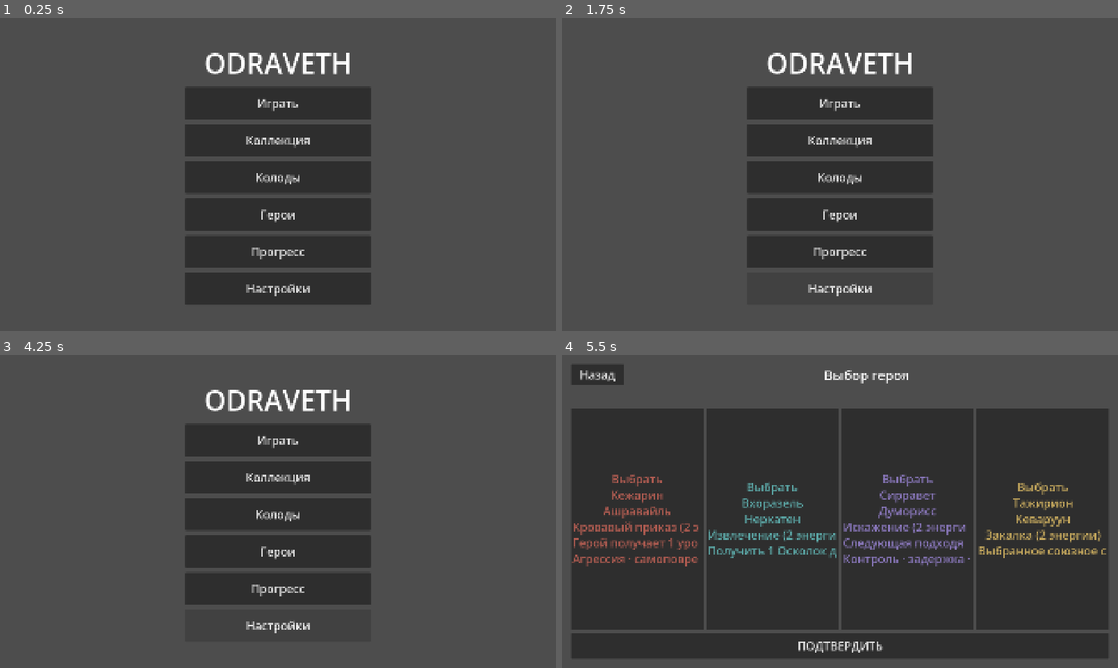
Above: before the commit, frames 1-4 (two rows, left to right).
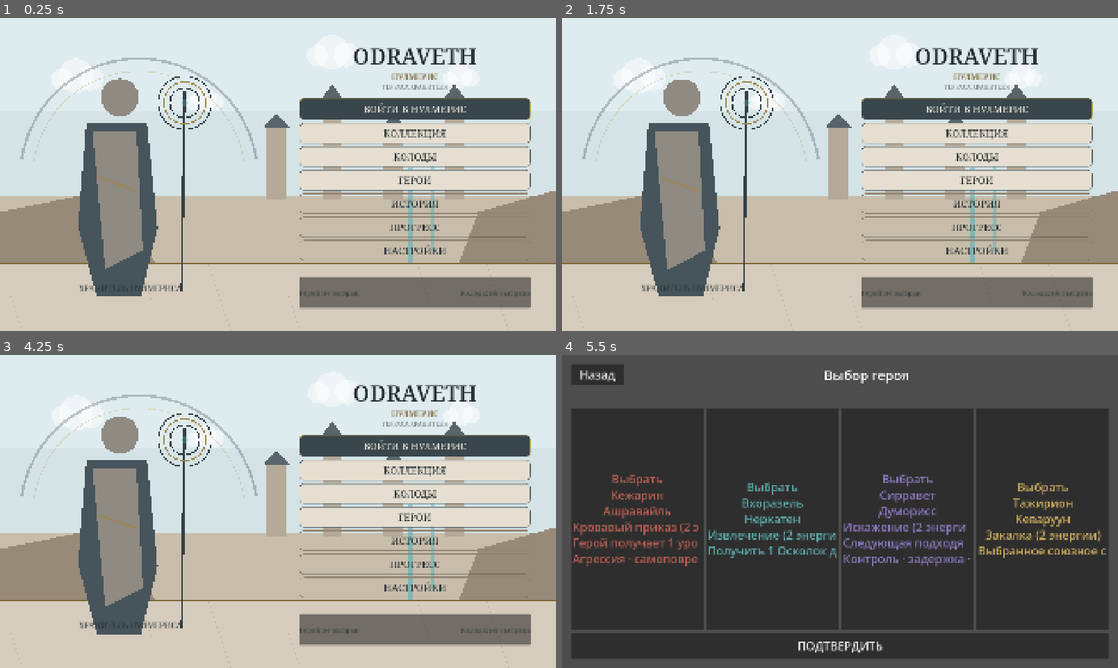
Above: after the commit, the same moments.

Repository: ilsafgilmullin/odraveth
Game: Godot game, scene res://scenes/boot/boot.tscn
The game is run twice, just before and just after one commit, with the same random seed, the same clock (stepped at 60 frames per second) and the same inputs.
Inputs (mouse positions are in pixels of both pictures, inside the frame that each line leads up to):
- Up to frame 1 (0.25 s): no input
- Up to frame 2 (1.75 s): click "Играть" (after the commit: "ВОЙТИ В НУЛМЕРИС") at 0.5 s; click "Назад" at 1.25 s
- Up to frame 3 (4.25 s): click "Коллекция" (after the commit: "КОЛЛЕКЦИЯ") at 2 s; click (83, 417) at 2.77 s; type "12" at 2.85 s; click "Назад" at 3.5 s
- Up to frame 4 (5.5 s): click "Колоды" (after the commit: "КОЛОДЫ") at 4.25 s; click "Выбрать героя" at 5 s

The runs differ from the first frame. In frame 1, 94% of the frame differs, in the area x 0-100%, y 0-100%; in frame 2, 94%; in frame 3, 94%; in frame 4, less than 0.1%.

Commit message:
Stage 7B: build visual main menu shell

Diff:
--- /dev/null
+++ b/scenes/history/history_shell.tscn
@@ -0,0 +1,69 @@
+[gd_scene load_steps=3 format=3]
+
+[ext_resource type="Script" path="res://scripts/ui/history_shell.gd" id="1_history"]
+[ext_resource type="Script" path="res://scripts/ui/safe_area_container.gd" id="2_safe"]
+
+[node name="HistoryShell" type="Control"]
+layout_mode = 3
+anchors_preset = 15
+anchor_right = 1.0
+anchor_bottom = 1.0
+grow_horizontal = 2
+grow_vertical = 2
+script = ExtResource("1_history")
+
+[node name="Background" type="ColorRect" parent="."]
+layout_mode = 1
+anchors_preset = 15
+anchor_right = 1.0
+anchor_bottom = 1.0
+grow_horizontal = 2
+grow_vertical = 2
+mouse_filter = 2
+color = Color(0.901961, 0.87451, 0.819608, 1)
+
+[node name="SafeArea" type="MarginContainer" parent="."]
+layout_mode = 1
+anchors_preset = 15
+anchor_right = 1.0
+anchor_bottom = 1.0
+grow_horizontal = 2
+grow_vertical = 2
+script = ExtResource("2_safe")
+
+[node name="Layout" type="VBoxContainer" parent="SafeArea"]
+layout_mode = 2
+theme_override_constants/separation = 28
+
+[node name="BackButton" type="Button" parent="SafeArea/Layout"]
+unique_name_in_owner = true
+custom_minimum_size = Vector2(220, 64)
+layout_mode = 2
+text = "НАЗАД"
+
+[node name="Center" type="CenterContainer" parent="SafeArea/Layout"]
+layout_mode = 2
+size_flags_vertical = 3
+
+[node name="BookPanel" type="PanelContainer" parent="SafeArea/Layout/Center"]
+custom_minimum_size = Vector2(820, 360)
+layout_mode = 2
+
+[node name="Content" type="VBoxContainer" parent="SafeArea/Layout/Center/BookPanel"]
+layout_mode = 2
+theme_override_constants/separation = 20
+
+[node name="HistoryTitle" type="Label" parent="SafeArea/Layout/Center/BookPanel/Content"]
+unique_name_in_owner = true
+layout_mode = 2
+theme_override_font_sizes/font_size = 58
+text = "КНИГА НУЛМЕРИСА"
+horizontal_alignment = 1
+
+[node name="HistoryNote" type="Label" parent="SafeArea/Layout/Center/BookPanel/Content"]
+layout_mode = 2
+theme_override_colors/font_color = Color(0.407843, 0.447059, 0.462745, 1)
+theme_override_font_sizes/font_size = 28
+text = "Раздел истории будет раскрыт в отдельном этапе Visual Alpha."
+horizontal_alignment = 1
+autowrap_mode = 2
--- a/scenes/menu/main_menu.tscn
+++ b/scenes/menu/main_menu.tscn
@@ -1,7 +1,9 @@
-[gd_scene format=3]
+[gd_scene load_steps=5 format=3]
 
 [ext_resource type="Script" path="res://scripts/ui/main_menu.gd" id="1_menu"]
 [ext_resource type="Script" path="res://scripts/ui/safe_area_container.gd" id="2_safe"]
+[ext_resource type="Script" path="res://scripts/ui/main_menu_backdrop.gd" id="3_backdrop"]
+[ext_resource type="Script" path="res://scripts/ui/guardian_placeholder.gd" id="4_guardian"]
 
 [node name="MainMenu" type="Control"]
 layout_mode = 3
@@ -12,6 +14,16 @@
 grow_vertical = 2
 script = ExtResource("1_menu")
 
+[node name="GuardianTerraceBackdrop" type="Control" parent="."]
+layout_mode = 1
+anchors_preset = 15
+anchor_right = 1.0
+anchor_bottom = 1.0
+grow_horizontal = 2
+grow_vertical = 2
+mouse_filter = 2
+script = ExtResource("3_backdrop")
+
 [node name="SafeArea" type="MarginContainer" parent="."]
 layout_mode = 1
 anchors_preset = 15
@@ -21,51 +33,151 @@
 grow_vertical = 2
 script = ExtResource("2_safe")
 
-[node name="Center" type="CenterContainer" parent="SafeArea"]
+[node name="Composition" type="Control" parent="SafeArea"]
 layout_mode = 2
 
-[node name="Menu" type="VBoxContainer" parent="SafeArea/Center"]
+[node name="GuardianRegion" type="Control" parent="SafeArea/Composition"]
+unique_name_in_owner = true
+layout_mode = 1
+anchor_left = 0.03
+anchor_top = 0.04
+anchor_right = 0.42
+anchor_bottom = 0.96
+grow_horizontal = 2
+grow_vertical = 2
+
+[node name="GuardianPlaceholder" type="Control" parent="SafeArea/Composition/GuardianRegion"]
+unique_name_in_owner = true
+layout_mode = 1
+anchors_preset = 15
+anchor_right = 1.0
+anchor_bottom = 1.0
+grow_horizontal = 2
+grow_vertical = 2
+mouse_filter = 2
+script = ExtResource("4_guardian")
+
+[node name="GuardianCaption" type="Label" parent="SafeArea/Composition/GuardianRegion"]
+layout_mode = 1
+anchor_left = 0.03
+anchor_top = 0.87
+anchor_right = 0.97
+anchor_bottom = 0.97
+grow_horizontal = 2
+grow_vertical = 2
+theme_override_colors/font_color = Color(0.133333, 0.168627, 0.180392, 0.86)
+theme_override_font_sizes/font_size = 28
+text = "ХРАНИТЕЛЬ НУЛМЕРИСА"
+horizontal_alignment = 1
+vertical_alignment = 1
+
+[node name="RightRegion" type="VBoxContainer" parent="SafeArea/Composition"]
+unique_name_in_owner = true
+layout_mode = 1
+anchor_left = 0.54
+anchor_top = 0.045
+anchor_right = 0.97
+anchor_bottom = 0.955
+grow_horizontal = 2
+grow_vertical = 2
+theme_override_constants/separation = 24
+
+[node name="BrandArea" type="VBoxContainer" parent="SafeArea/Composition/RightRegion"]
 layout_mode = 2
-theme_override_constants/separation = 16
+theme_override_constants/separation = 0
 
-[node name="Title" type="Label" parent="SafeArea/Center/Menu"]
+[node name="Wordmark" type="Label" parent="SafeArea/Composition/RightRegion/BrandArea"]
+unique_name_in_owner = true
 layout_mode = 2
-theme_override_font_sizes/font_size = 96
+theme_override_font_sizes/font_size = 76
 text = "ODRAVETH"
 horizontal_alignment = 1
 
-[node name="PlayButton" type="Button" parent="SafeArea/Center/Menu"]
+[node name="BrandSubtitle" type="Label" parent="SafeArea/Composition/RightRegion/BrandArea"]
 unique_name_in_owner = true
-custom_minimum_size = Vector2(640, 112)
 layout_mode = 2
-text = "Играть"
+theme_override_font_sizes/font_size = 28
+text = "НУЛМЕРИС"
+horizontal_alignment = 1
 
-[node name="CollectionButton" type="Button" parent="SafeArea/Center/Menu"]
+[node name="LocationLabel" type="Label" parent="SafeArea/Composition/RightRegion/BrandArea"]
+layout_mode = 2
+theme_override_colors/font_color = Color(0.407843, 0.447059, 0.462745, 1)
+theme_override_font_sizes/font_size = 21
+text = "ТЕРРАСА ХРАНИТЕЛЯ"
+horizontal_alignment = 1
+
+[node name="Menu" type="VBoxContainer" parent="SafeArea/Composition/RightRegion"]
+layout_mode = 2
+size_flags_vertical = 3
+theme_override_constants/separation = 10
+
+[node name="PlayButton" type="Button" parent="SafeArea/Composition/RightRegion/Menu"]
 unique_name_in_owner = true
-custom_minimum_size = Vector2(640, 112)
+custom_minimum_size = Vector2(0, 76)
 layout_mode = 2
-text = "Коллекция"
+text = "ВОЙТИ В НУЛМЕРИС"
 
-[node name="DecksButton" type="Button" parent="SafeArea/Center/Menu"]
+[node name="CollectionButton" type="Button" parent="SafeArea/Composition/RightRegion/Menu"]
 unique_name_in_owner = true
-custom_minimum_size = Vector2(640, 112)
+custom_minimum_size = Vector2(0, 64)
 layout_mode = 2
-text = "Колоды"
+text = "КОЛЛЕКЦИЯ"
 
-[node name="HeroesButton" type="Button" parent="SafeArea/Center/Menu"]
+[node name="DecksButton" type="Button" parent="SafeArea/Composition/RightRegion/Menu"]
 unique_name_in_owner = true
-custom_minimum_size = Vector2(640, 112)
+custom_minimum_size = Vector2(0, 64)
 layout_mode = 2
-text = "Герои"
+text = "КОЛОДЫ"
 
-[node name="ProgressButton" type="Button" parent="SafeArea/Center/Menu"]
+[node name="HeroesButton" type="Button" parent="SafeArea/Composition/RightRegion/Menu"]
 unique_name_in_owner = true
-custom_minimum_size = Vector2(640, 112)
+custom_minimum_size = Vector2(0, 64)
 layout_mode = 2
-text = "Прогресс"
+text = "ГЕРОИ"
 
-[node name="SettingsButton" type="Button" parent="SafeArea/Center/Menu"]
+[node name="HistoryButton" type="Button" parent="SafeArea/Composition/RightRegion/Menu"]
 unique_name_in_owner = true
-custom_minimum_size = Vector2(640, 112)
+custom_minimum_size = Vector2(0, 64)
 layout_mode = 2
-text = "Настройки"
+text = "ИСТОРИЯ"
+
+[node name="ProgressButton" type="Button" parent="SafeArea/Composition/RightRegion/Menu"]
+unique_name_in_owner = true
+custom_minimum_size = Vector2(0, 64)
+layout_mode = 2
+text = "ПРОГРЕСС"
+
+[node name="SettingsButton" type="Button" parent="SafeArea/Composition/RightRegion/Menu"]
+unique_name_in_owner = true
+custom_minimum_size = Vector2(0, 64)
+layout_mode = 2
+text = "НАСТРОЙКИ"
+
+[node name="StatusPanel" type="PanelContainer" parent="SafeArea/Composition/RightRegion"]
+unique_name_in_owner = true
+custom_minimum_size = Vector2(0, 108)
+layout_mode = 2
+
+[node name="StatusContent" type="HBoxContainer" parent="SafeArea/Composition/RightRegion/StatusPanel"]
+layout_mode = 2
+theme_override_constants/separation = 20
+
+[node name="HeroStatusLabel" type="Label" parent="SafeArea/Composition/RightRegion/StatusPanel/StatusContent"]
+unique_name_in_owner = true
+layout_mode = 2
+size_flags_horizontal = 3
+theme_override_colors/font_color = Color(0.133333, 0.168627, 0.180392, 0.88)
+theme_override_font_sizes/font_size = 24
+text = "Герой не выбран"
+vertical_alignment = 1
+
+[node name="DeckStatusLabel" type="Label" parent="SafeArea/Composition/RightRegion/StatusPanel/StatusContent"]
+unique_name_in_owner = true
+layout_mode = 2
+size_flags_horizontal = 3
+theme_override_colors/font_color = Color(0.133333, 0.168627, 0.180392, 0.82)
+theme_override_font_sizes/font_size = 24
+text = "Колода: не выбрана"
+horizontal_alignment = 2
+vertical_alignment = 1
--- a/scripts/core/routes.gd
+++ b/scripts/core/routes.gd
@@ -13,6 +13,7 @@
 const PREBATTLE := &"prebattle"
 const BATTLE := &"battle"
 const RESULT := &"result"
+const HISTORY := &"history"
 const PROGRESS := &"progress"
 const SETTINGS := &"settings"
 
@@ -37,6 +38,7 @@
 	PREBATTLE: "res://scenes/prebattle/prebattle.tscn",
 	BATTLE: "res://scenes/battle/battle.tscn",
 	RESULT: "res://scenes/result/result.tscn",
+	HISTORY: "res://scenes/history/history_shell.tscn",
 	PROGRESS: "res://scenes/progress/progress.tscn",
 	SETTINGS: "res://scenes/settings/settings.tscn",
 }
@@ -50,6 +52,7 @@
 	PREBATTLE: "Подготовка к бою",
 	BATTLE: "Боевой экран",
 	RESULT: "Результат боя",
+	HISTORY: "Книга Нулмериса",
 	PROGRESS: "Прогресс",
 	SETTINGS: "Настройки",
 }
--- /dev/null
+++ b/scripts/ui/guardian_placeholder.gd
@@ -0,0 +1,60 @@
+class_name GuardianPlaceholder
+extends Control
+## Production composition placeholder only. Final Guardian artwork is not present.
+## Preserves the approved left-side crop and the three-ring Guardian Staff concept.
+
+@export var motion_enabled := true
+var _elapsed := 0.0
+
+
+func _ready() -> void:
+	mouse_filter = Control.MOUSE_FILTER_IGNORE
+	set_process(motion_enabled)
+	queue_redraw()
+
+
+func _process(delta: float) -> void:
+	_elapsed = fmod(_elapsed + delta, 1000.0)
+	queue_redraw()
+
+
+func _draw() -> void:
+	var s := size
+	if s.x <= 1.0 or s.y <= 1.0:
+		return
+
+	var breath := sin(_elapsed * 0.75) * s.y * 0.004
+	var center := Vector2(s.x * 0.45, s.y * 0.46 + breath)
+	var stone := Color("8f8a82")
+	var deep := Color("46545b")
+	var gold := Color("9f8649")
+	var steel := Color("343f44")
+
+	# Faceless silhouette: deliberately no final face, hair or costume detailing.
+	draw_circle(center + Vector2(0, -s.y * 0.245), s.y * 0.070, stone)
+	draw_polygon(PackedVector2Array([
+		center + Vector2(-s.x * 0.16, -s.y * 0.15),
+		center + Vector2(s.x * 0.13, -s.y * 0.15),
+		center + Vector2(s.x * 0.18, s.y * 0.24),
+		center + Vector2(s.x * 0.10, s.y * 0.49),
+		center + Vector2(-s.x * 0.11, s.y * 0.49),
+		center + Vector2(-s.x * 0.20, s.y * 0.23),
+	]), PackedColorArray([deep]))
+	draw_polygon(PackedVector2Array([
+		center + Vector2(-s.x * 0.13, -s.y * 0.12),
+		center + Vector2(s.x * 0.08, -s.y * 0.12),
+		center + Vector2(s.x * 0.11, s.y * 0.32),
+		center + Vector2(-s.x * 0.07, s.y * 0.39),
+	]), PackedColorArray([stone]))
+	draw_line(center + Vector2(-s.x * 0.10, s.y * 0.05), center + Vector2(s.x * 0.08, s.y * 0.10), gold, 5.0)
+
+	# Guardian Staff placeholder: dark shaft + three nested metallic rings.
+	var staff_x := s.x * 0.76
+	var staff_top := s.y * 0.19 + sin(_elapsed * 0.55) * 1.5
+	draw_line(Vector2(staff_x, staff_top), Vector2(staff_x - s.x * 0.015, s.y * 0.93), steel, 8.0)
+	for i in 3:
+		var radius := s.y * (0.055 + float(i) * 0.022)
+		var ring_color := gold if i == 1 else steel
+		draw_arc(Vector2(staff_x, staff_top + s.y * 0.045), radius, 0.0, TAU, 40, ring_color, 4.0)
+	draw_circle(Vector2(staff_x, staff_top + s.y * 0.045), s.y * 0.012,
+		Color(0.35, 0.72, 0.75, 0.32))
--- /dev/null
+++ b/scripts/ui/history_shell.gd
@@ -0,0 +1,19 @@
+class_name HistoryShell
+extends Control
+## Stage 7B route-safe shell only. Library/History content is deferred to its own stage.
+
+
+func _ready() -> void:
+	UiKit.apply_root_theme(self)
+	UiKit.style_button(%BackButton, UiKit.ButtonRole.SECONDARY)
+	var display_font := load(UiKit.DISPLAY_FONT_PATH) as Font
+	if display_font != null:
+		%HistoryTitle.add_theme_font_override("font", display_font)
+	%BackButton.pressed.connect(_go_back)
+
+
+func _go_back() -> void:
+	if SceneRouter.can_go_back():
+		SceneRouter.go_back()
+	else:
+		SceneRouter.reset_to(Routes.MAIN_MENU)
--- a/scripts/ui/main_menu.gd
+++ b/scripts/ui/main_menu.gd
@@ -1,20 +1,138 @@
+class_name MainMenuV2
 extends Control
-## Main menu with the Stage 5 approved setup routes (Q-14).
+## Stage 7B Main Menu. Presentation reads authoritative setup state; gameplay rules stay elsewhere.
+
+@onready var guardian_region: Control = %GuardianRegion
+@onready var right_region: VBoxContainer = %RightRegion
+@onready var wordmark: Label = %Wordmark
+@onready var subtitle: Label = %BrandSubtitle
+@onready var hero_status: Label = %HeroStatusLabel
+@onready var deck_status: Label = %DeckStatusLabel
+@onready var status_panel: PanelContainer = %StatusPanel
+
+@onready var enter_button: Button = %PlayButton
+@onready var collection_button: Button = %CollectionButton
+@onready var decks_button: Button = %DecksButton
+@onready var heroes_button: Button = %HeroesButton
+@onready var history_button: Button = %HistoryButton
+@onready var progress_button: Button = %ProgressButton
+@onready var settings_button: Button = %SettingsButton
 
 
 func _ready() -> void:
+	UiKit.apply_root_theme(self)
+	_style_brand()
+	_style_navigation()
+	_connect_navigation()
+	get_viewport().size_changed.connect(_on_viewport_size_changed)
+	_apply_layout_for_size(get_viewport_rect().size)
+	refresh_setup_status()
+
+
+func _style_brand() -> void:
+	var display_font := load(UiKit.DISPLAY_FONT_PATH) as Font
+	if display_font != null:
+		wordmark.add_theme_font_override("font", display_font)
+		subtitle.add_theme_font_override("font", display_font)
+	wordmark.add_theme_color_override("font_color", VisualTokens.COLOR_STEEL_900)
+	subtitle.add_theme_color_override("font_color", VisualTokens.COLOR_GOLD_700)
+
+
+func _style_navigation() -> void:
+	UiKit.style_button(enter_button, UiKit.ButtonRole.PRIMARY)
+	for button: Button in [collection_button, decks_button, heroes_button]:
+		UiKit.style_button(button, UiKit.ButtonRole.SECONDARY)
+	for button: Button in [history_button, progress_button, settings_button]:
+		UiKit.style_button(button, UiKit.ButtonRole.SUBTLE)
+	status_panel.modulate.a = 0.88
+
+
+func _connect_navigation() -> void:
 	var routes_by_button := {
-		%CollectionButton: Routes.COLLECTION,
-		%DecksButton: Routes.DECK_BUILDER,
-		%HeroesButton: Routes.HERO_SELECT,
-		%ProgressButton: Routes.PROGRESS,
-		%SettingsButton: Routes.SETTINGS,
+		collection_button: Routes.COLLECTION,
+		decks_button: Routes.DECK_BUILDER,
+		heroes_button: Routes.HERO_SELECT,
+		history_button: Routes.HISTORY,
+		progress_button: Routes.PROGRESS,
+		settings_button: Routes.SETTINGS,
 	}
 	for button: Button in routes_by_button:
 		button.pressed.connect(SceneRouter.go_to.bind(routes_by_button[button]))
-	%PlayButton.pressed.connect(_play)
+	enter_button.pressed.connect(_enter_nulmeris)
 
 
-func _play() -> void:
-	var route := Routes.PREBATTLE if PlayerSetupData.selected_deck(AppState.profile, CardDatabase) != null else Routes.DECK_BUILDER
+func _enter_nulmeris() -> void:
+	var route := Routes.PREBATTLE if PlayerSetupData.selected_deck(AppState.profile, CardDatabase) != null 		else Routes.DECK_BUILDER
 	SceneRouter.go_to(route)
+
+
+func refresh_setup_status() -> void:
+	var hero_id := StringName(str(AppState.profile.get("selected_hero_id", "")))
+	if not HeroCatalog.has_hero(hero_id):
+		hero_status.text = "Герой не выбран"
+		deck_status.text = "Колода: не выбрана"
+		return
+
+	var hero: Dictionary = HeroCatalog.HEROES[hero_id]
+	hero_status.text = "%s\n%s" % [
+		String(hero["name_ru"]),
+		SetupUi.faction_name(HeroCatalog.faction_of(hero_id)),
+	]
+
+	var selected_id := str(AppState.profile.get("selected_deck_id", ""))
+	var selected_record: UserDeck = null
+	for deck: UserDeck in PlayerSetupData.decks_for(AppState.profile, hero_id):
+		if deck.id == selected_id:
+			selected_record = deck
+			break
+
+	if selected_record == null:
+		deck_status.text = "Колода: не выбрана"
+		return
+
+	var readiness := "ГОТОВА" if selected_record.is_ready(CardDatabase) else "НЕ ГОТОВА"
+	deck_status.text = "Колода: %s\n%d/%d · %s" % [
+		selected_record.name,
+		selected_record.card_ids.size(),
+		GameRules.DECK_SIZE,
+		readiness,
+	]
+
+
+func _on_viewport_size_changed() -> void:
+	_apply_layout_for_size(get_viewport_rect().size)
+
+
+func _apply_layout_for_size(viewport_size: Vector2) -> void:
+	var width_class := ResponsiveLayout.width_class(viewport_size.x)
+	var guardian_left := 0.03
+	var guardian_right := 0.42
+	var menu_left := 0.54
+	var menu_right := 0.97
+	var wordmark_size := 76
+
+	match width_class:
+		ResponsiveLayout.WidthClass.NARROW:
+			guardian_left = 0.015
+			guardian_right = 0.385
+			menu_left = 0.445
+			menu_right = 0.985
+			wordmark_size = 62
+		ResponsiveLayout.WidthClass.WIDE:
+			guardian_left = 0.045
+			guardian_right = 0.42
+			menu_left = 0.59
+			menu_right = 0.96
+			wordmark_size = 82
+
+	_set_horizontal_region(guardian_region, guardian_left, guardian_right)
+	_set_horizontal_region(right_region, menu_left, menu_right)
+	right_region.add_theme_constant_override("separation", ResponsiveLayout.section_gap(viewport_size.x))
+	wordmark.add_theme_font_size_override("font_size", wordmark_size)
+
+
+func _set_horizontal_region(control: Control, left: float, right: float) -> void:
+	control.anchor_left = left
+	control.anchor_right = right
+	control.offset_left = 0.0
+	control.offset_right = 0.0
--- /dev/null
+++ b/scripts/ui/main_menu_backdrop.gd
@@ -0,0 +1,94 @@
+class_name MainMenuBackdrop
+extends Control
+## Stage 7B procedural composition placeholder for the Guardian Terrace.
+## This is not final environment art. It establishes depth, crop and motion budget.
+
+@export var motion_enabled := true
+var _elapsed := 0.0
+
+
+func _ready() -> void:
+	mouse_filter = Control.MOUSE_FILTER_IGNORE
+	set_process(motion_enabled)
+	queue_redraw()
+
+
+func _process(delta: float) -> void:
+	_elapsed = fmod(_elapsed + delta, 1000.0)
+	queue_redraw()
+
+
+func _draw() -> void:
+	var s := size
+	if s.x <= 1.0 or s.y <= 1.0:
+		return
+
+	# Bright high-altitude sky and restrained atmospheric bands.
+	draw_rect(Rect2(Vector2.ZERO, s), Color("dfecef"))
+	draw_rect(Rect2(0, s.y * 0.30, s.x, s.y * 0.40), Color("d4e3e6"))
+	draw_rect(Rect2(0, s.y * 0.57, s.x, s.y * 0.43), Color("c8bdab"))
+
+	_draw_clouds(s)
+	_draw_distant_citadel(s)
+	_draw_cliffs_and_water(s)
+	_draw_terrace(s)
+	_draw_arch_arc(s)
+
+
+func _draw_clouds(s: Vector2) -> void:
+	var cloud := Color(1.0, 1.0, 1.0, 0.48)
+	for i in 5:
+		var speed := 4.0 + float(i) * 0.7
+		var x := fmod(float(i) * s.x * 0.23 + _elapsed * speed, s.x + 360.0) - 180.0
+		var y := s.y * (0.11 + float(i % 3) * 0.075)
+		var r := 42.0 + float(i % 2) * 18.0
+		draw_circle(Vector2(x, y), r, cloud)
+		draw_circle(Vector2(x + r * 0.85, y + 8.0), r * 0.72, cloud)
+		draw_circle(Vector2(x - r * 0.82, y + 12.0), r * 0.62, cloud)
+
+
+func _draw_distant_citadel(s: Vector2) -> void:
+	var stone := Color("b5aa99")
+	var steel := Color("59656a")
+	var bases := [0.48, 0.58, 0.69, 0.80]
+	for i in bases.size():
+		var x: float = s.x * float(bases[i])
+		var h := s.y * (0.23 + float(i % 2) * 0.08)
+		var w := s.x * 0.035
+		draw_rect(Rect2(x, s.y * 0.58 - h, w, h), stone)
+		draw_polygon(PackedVector2Array([
+			Vector2(x - w * 0.18, s.y * 0.58 - h),
+			Vector2(x + w * 0.50, s.y * 0.58 - h - h * 0.19),
+			Vector2(x + w * 1.18, s.y * 0.58 - h),
+		]), PackedColorArray([steel]))
+
+
+func _draw_cliffs_and_water(s: Vector2) -> void:
+	var cliff := Color("978a78")
+	draw_polygon(PackedVector2Array([
+		Vector2(0, s.y * 0.62), Vector2(s.x * 0.22, s.y * 0.54),
+		Vector2(s.x * 0.33, s.y), Vector2(0, s.y),
+	]), PackedColorArray([cliff]))
+	draw_polygon(PackedVector2Array([
+		Vector2(s.x, s.y * 0.55), Vector2(s.x * 0.86, s.y * 0.62),
+		Vector2(s.x * 0.78, s.y), Vector2(s.x, s.y),
+	]), PackedColorArray([cliff]))
+
+	var water := Color(0.30, 0.70, 0.75, 0.42)
+	var shimmer := 0.5 + sin(_elapsed * 1.4) * 0.12
+	draw_rect(Rect2(s.x * 0.735, s.y * 0.48, s.x * 0.009, s.y * 0.38), Color(water, shimmer))
+	draw_rect(Rect2(s.x * 0.775, s.y * 0.44, s.x * 0.006, s.y * 0.31), Color(water, shimmer * 0.8))
+
+
+func _draw_terrace(s: Vector2) -> void:
+	draw_rect(Rect2(0, s.y * 0.78, s.x, s.y * 0.22), Color("d5ccbd"))
+	draw_line(Vector2(0, s.y * 0.785), Vector2(s.x, s.y * 0.785), Color("806a38"), 3.0)
+	for i in 9:
+		var x := float(i) * s.x / 8.0
+		draw_line(Vector2(x, s.y * 0.785), Vector2(x + s.x * 0.04, s.y), Color(0.45, 0.42, 0.37, 0.18), 1.0)
+
+
+func _draw_arch_arc(s: Vector2) -> void:
+	var center := Vector2(s.x * 0.25, s.y * 0.51)
+	draw_arc(center, s.y * 0.38, PI * 1.05, PI * 1.95, 48, Color(0.22, 0.27, 0.29, 0.30), 9.0)
+	draw_arc(center, s.y * 0.34, PI * 1.05, PI * 1.95, 48, Color(0.72, 0.61, 0.33, 0.28), 3.0)
Not shown, added: docs/MAIN_MENU_V2.md
